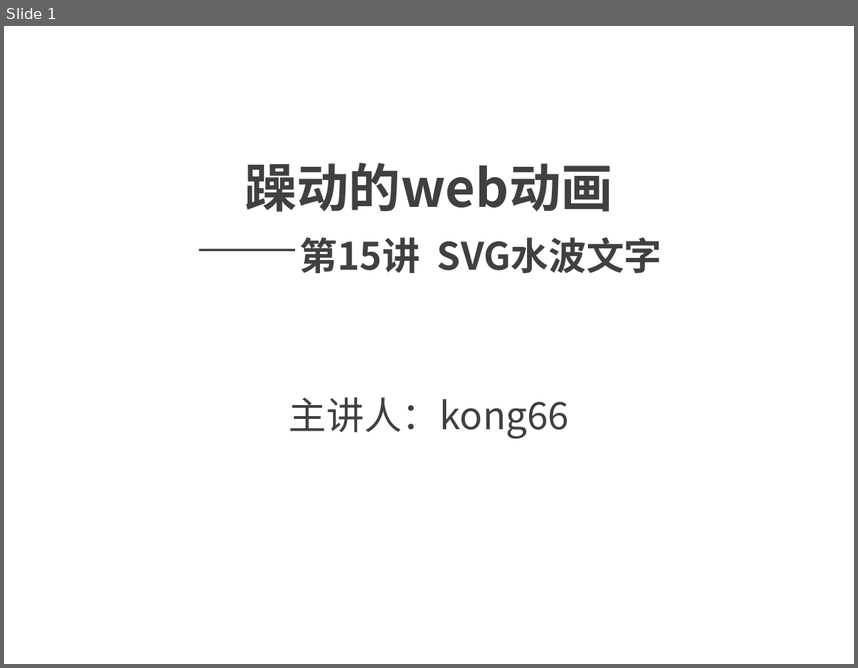
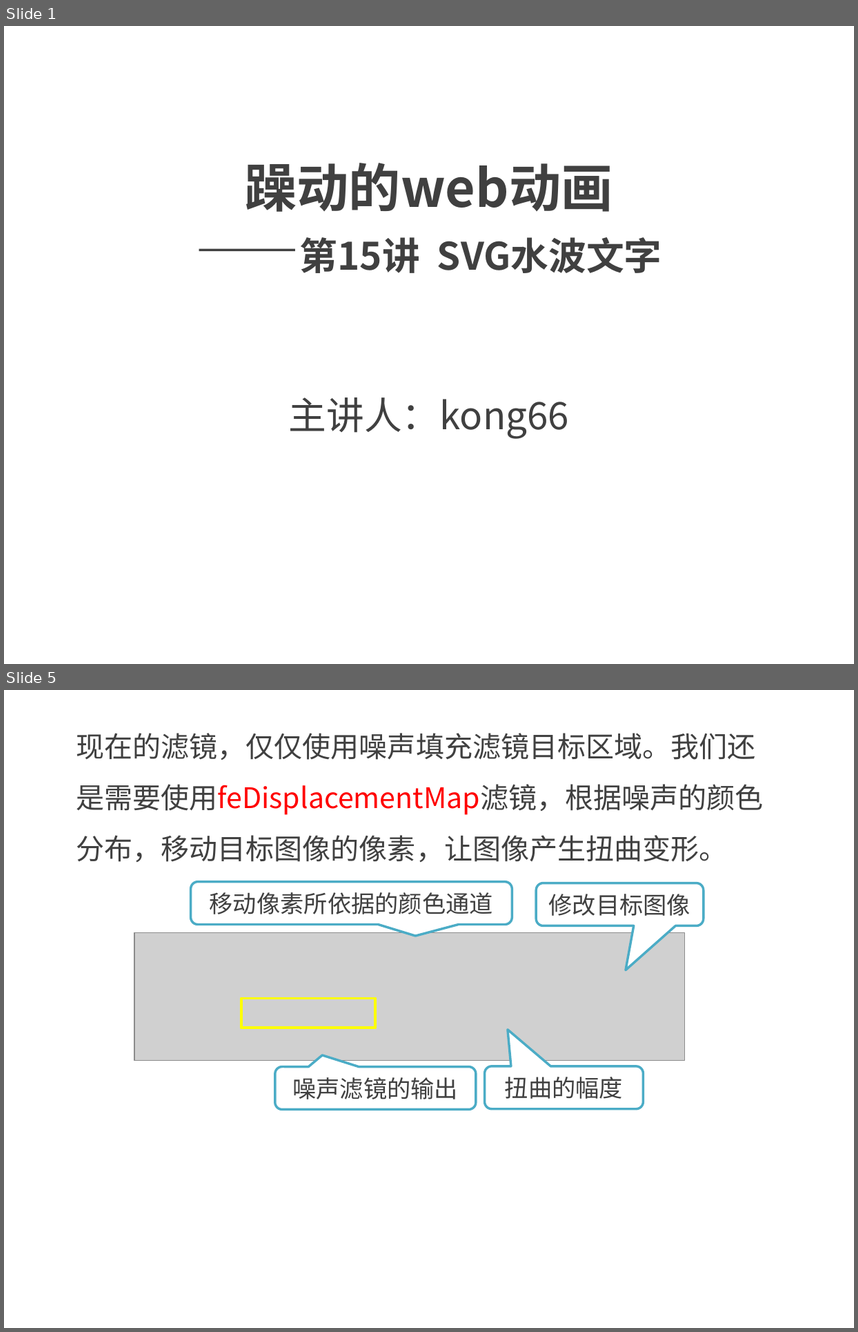
Before and after one commit to kong66/webAni, a slide deck: 15-svg-filter-text-wave/15.pptx. Shown one above the other, each under a label of ours: slide 1 before the commit, slides 1 and 5 after it; the slides between them are not shown. The pictures are 858x668 and 858x1332 pixels, drawn with LibreOffice and Linux fonts; fonts in the diff are those of the drawing; grey boxes stand for pictures. Boxes give left, top, right and bottom in pixels: in the first picture for what was removed or moved away, otherwise in the second. Text is boxed around its words. In the diff, an @@ line names an element or a change of style, - is before the commit and + after.

```diff
--- a/15-svg-filter-text-wave/15.pptx
+++ b/15-svg-filter-text-wave/15.pptx
@@ slide 5 added at [4, 690, 854, 1328], background #FFFFFF @@
@@ text added at [76, 733, 764, 862], 24 pt, text #404040 @@
+现在的滤镜，仅仅使用噪声填充滤镜目标区域。我们还是需要使用feDisplacementMap滤镜，根据噪声的颜色分布，移动目标图像的像素，让图像产生扭曲变形。
@@ rounded speech box added at [191, 881, 513, 924], fill #FFFFFF, outline #4BACC6 2 pt, 20 pt, text #404040 @@
+移动像素所依据的颜色通道
@@ rounded speech box added at [536, 883, 704, 925], fill #FFFFFF, outline #4BACC6 2 pt, 20 pt, text #404040 @@
+修改目标图像
@@ picture added at [135, 932, 685, 1060] @@
@@ rectangle added at [242, 998, 375, 1027], outline #FFFF00 2.25 pt @@
@@ rounded speech box added at [275, 1067, 476, 1109], fill #FFFFFF, outline #4BACC6 2 pt, 20 pt, text #404040 @@
+噪声滤镜的输出
@@ rounded speech box added at [484, 1066, 643, 1108], fill #FFFFFF, outline #4BACC6 2 pt, 20 pt, text #404040 @@
+扭曲的幅度
```
Also in this commit, not shown: 3 slides changed, 8 other slides added, 8 slides removed, 2 other files.
